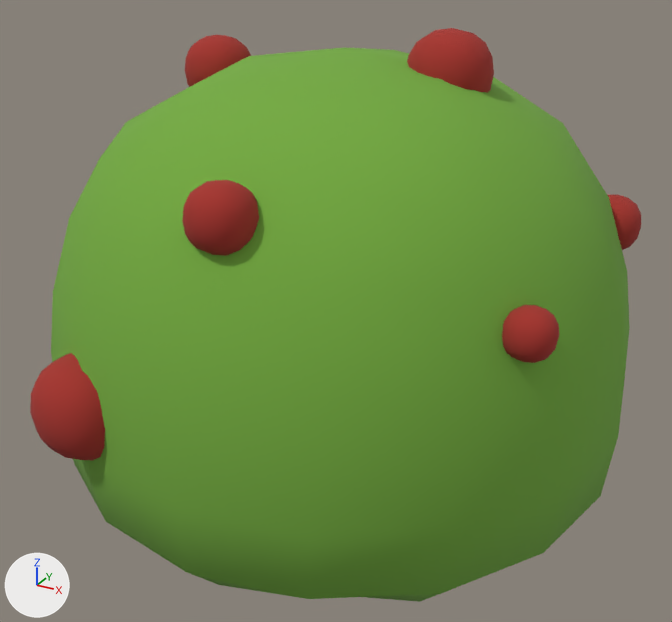
The FBX model Assets/FBX/Environment/bush.fbx: old version first, new version second.
The view is the same before and after, from a camera (50 mm lens) standing at (6.0, -11.01, 8.72) and looking at (-0.02, -0.07, 3.25). The lights are fixed; the arrows at lower left show +X, +Y and +Z. The first picture is the older version. Where no turn or scale is listed for an object, it has been applied to the vertices.

Script lines for the objects in view, before the commit:
```python
me_cube_009 = bpy.data.meshes.new('Cube.009')
me_cube_009.from_pydata(...)  # 1102 vertices, 1080 faces; spans x -4.15..4.14, y -4.11..4.41, z 0.11..7.26
# faces by material slot: [960, 120]
me_cube_009.materials.append(mat_material_009)  # red #a6322a
me_cube_009.materials.append(mat_green_005)  # green #73ab3e
ob_bush = bpy.data.objects.new('Bush', me_cube_009)
ob_bush.location = (0.0, 0.0, 0.0)
```
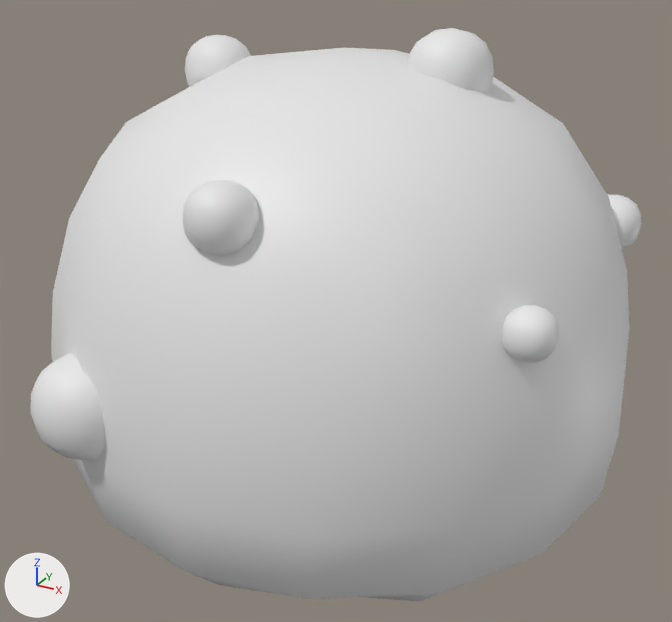
The newer file is also rescaled (x1.3) as a whole; pictures and numbers use the older file's frame.

Diff of the bpy script that builds the scene:
```diff
--- a/Assets/FBX/Environment/bush.fbx.py
+++ b/Assets/FBX/Environment/bush.fbx.py
@@ me_cube_009 @@
 me_cube_009.from_pydata(...)  # 1102 vertices, 1080 faces; spans x -4.15..4.14, y -4.11..4.41, z 0.11..7.26
 # used by ob_bush; location = (0.0, 0.0, 0.0)
+# me_cube_009 part 1: all 960 faces that had it switch from mat_material_009 (red #a6322a) to no material
+# me_cube_009 part 2: all 120 faces that had it switch from mat_green_005 (green #73ab3e) to no material
```

Location of each change, [x1, y1, x2, y2] in pixels of the pictures (672 x 622 px):
part 1 of me_cube_009, recoloured
    both: [30, 28, 641, 461]
part 2 of me_cube_009, recoloured (green to white)
    both: [51, 48, 630, 602]
